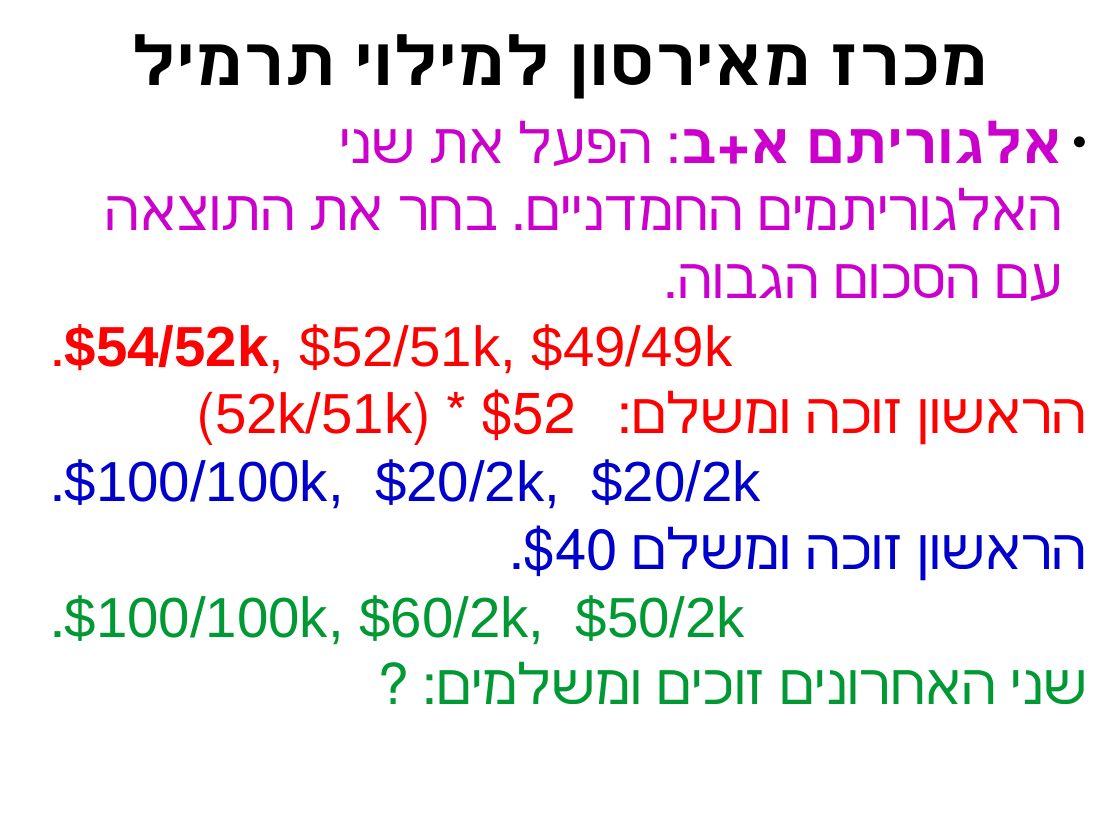
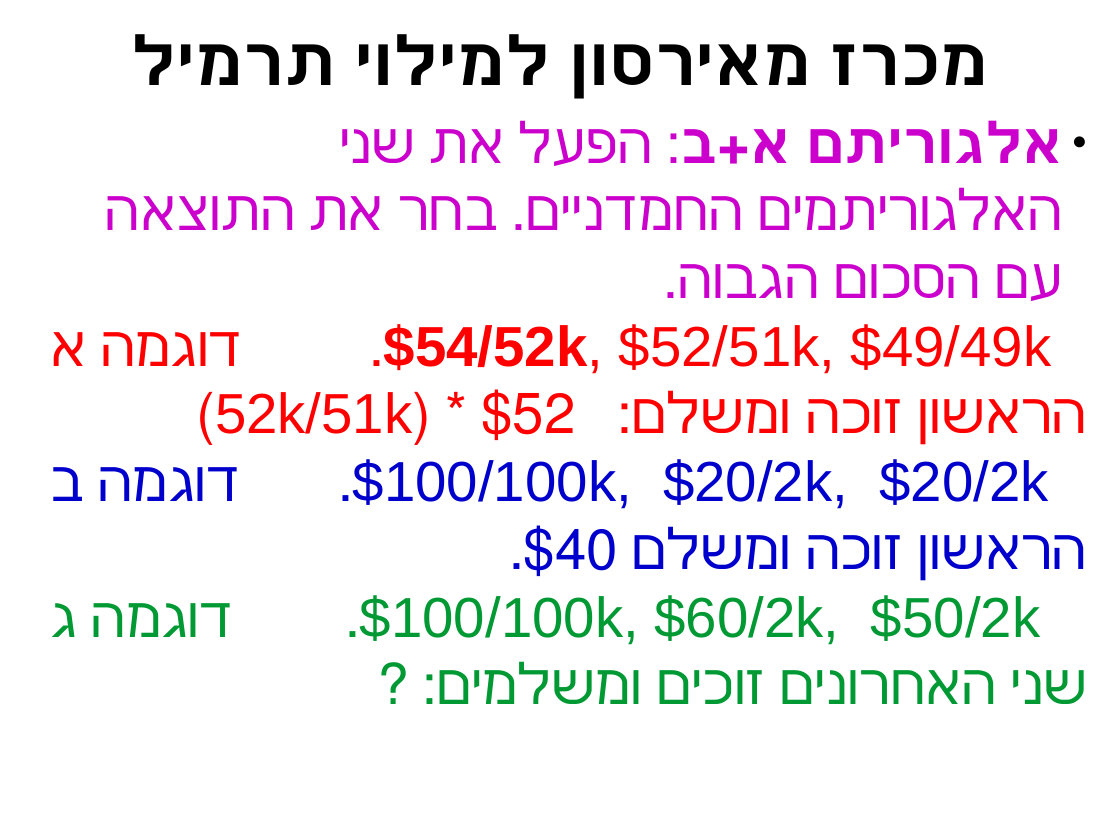
Before and after one commit to erelsgl-at-ariel/algorithms-5781, a slide deck: slide 17 of 06-advanced-truthful-algorithms/slides.odp. Drawn at 1120x840 pixels with LibreOffice and Linux fonts; fonts in the diff are those of the drawing. Boxes give left, top, right and bottom in pixels: in the first picture for what was removed or moved away, otherwise in the second. Text is boxed around its words. In the diff, an @@ line names an element or a change of style, - is before the commit and + after.

```diff
--- a/06-advanced-truthful-algorithms/slides.odp
+++ b/06-advanced-truthful-algorithms/slides.odp
@@ text at box(384, 324, 1052, 374): text changed @@
-$54/52k, $52/51k, $49/49k.
+$54/52k, $52/51k, $49/49k. דוגמה א
@@ text at box(91, 459, 1048, 637): text changed @@
-$100/100k, $20/2k, $20/2k.
+$100/100k, $20/2k, $20/2k. דוגמה ב
@@ text at box(360, 595, 1040, 645): text changed @@
-$100/100k, $60/2k, $50/2k.
+$100/100k, $60/2k, $50/2k. דוגמה ג
```
Also in this commit, not shown: 7 other slides changed, 7 other files.
